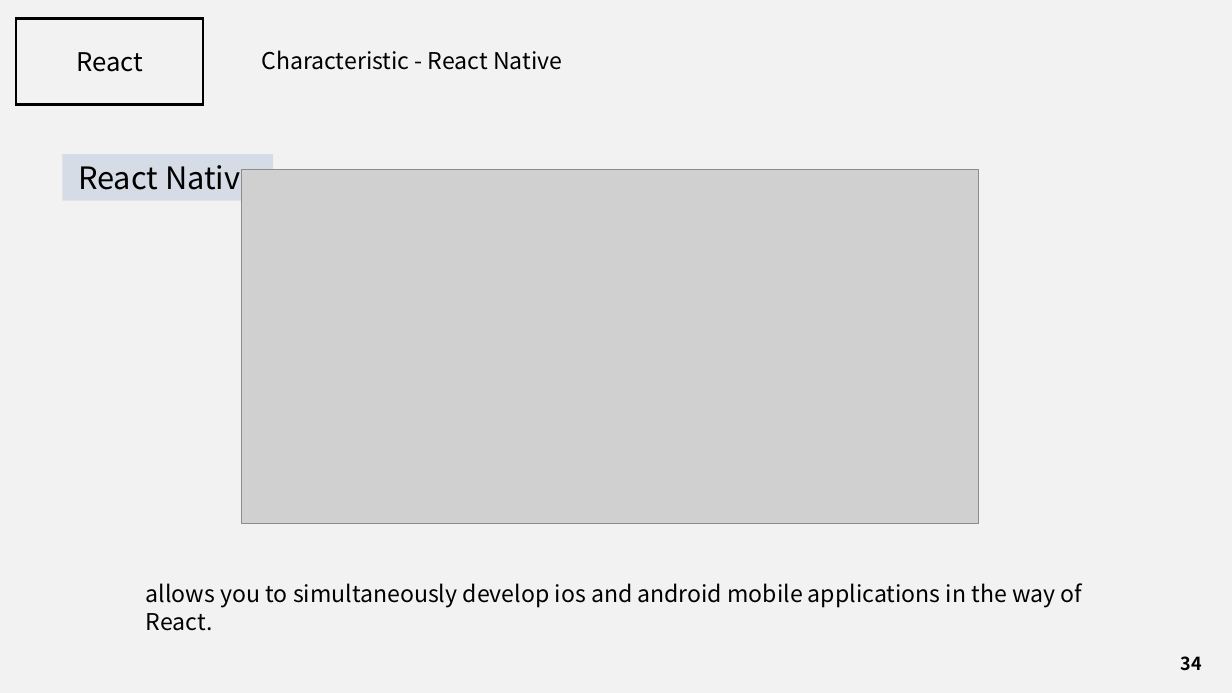
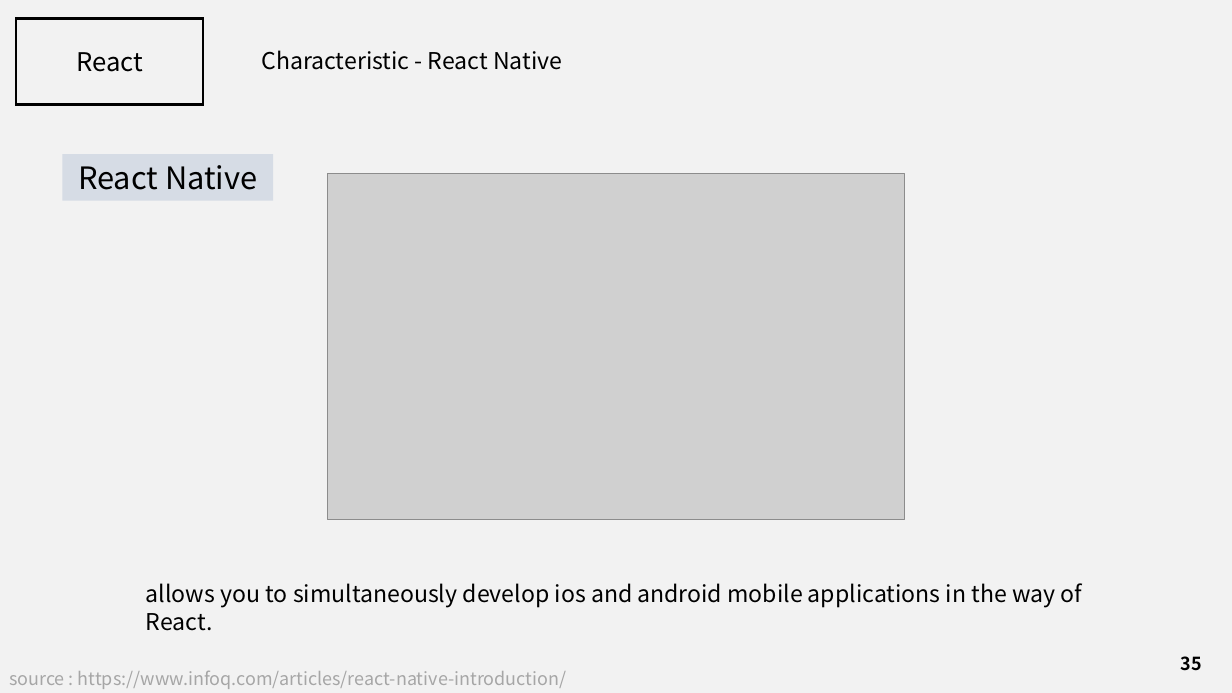
Before and after one commit to J3SUNG/Seminar, a slide deck: slide 35 of 210207_React.pptx (slide 34 before the commit). Drawn at 1232x693 pixels with LibreOffice and Linux fonts; fonts in the diff are those of the drawing; grey boxes stand for pictures. Boxes give left, top, right and bottom in pixels: in the first picture for what was removed or moved away, otherwise in the second. Text is boxed around its words. In the diff, an @@ line names an element or a change of style, - is before the commit and + after.

Commit message:
21-02-08-02

```diff
--- a/210207_React.pptx
+++ b/210207_React.pptx
@@ picture: place and size @@
-picture at box(242, 169, 979, 523)
+picture at box(327, 174, 905, 520)
@@ page number at box(1181, 656, 1202, 671): text changed @@
-34
+35
@@ text added at box(9, 671, 567, 689), 14 pt, text #A6A6A6 @@
+source : https://www.infoq.com/articles/react-native-introduction/
```
Also in this commit, not shown: 1 slide added.
